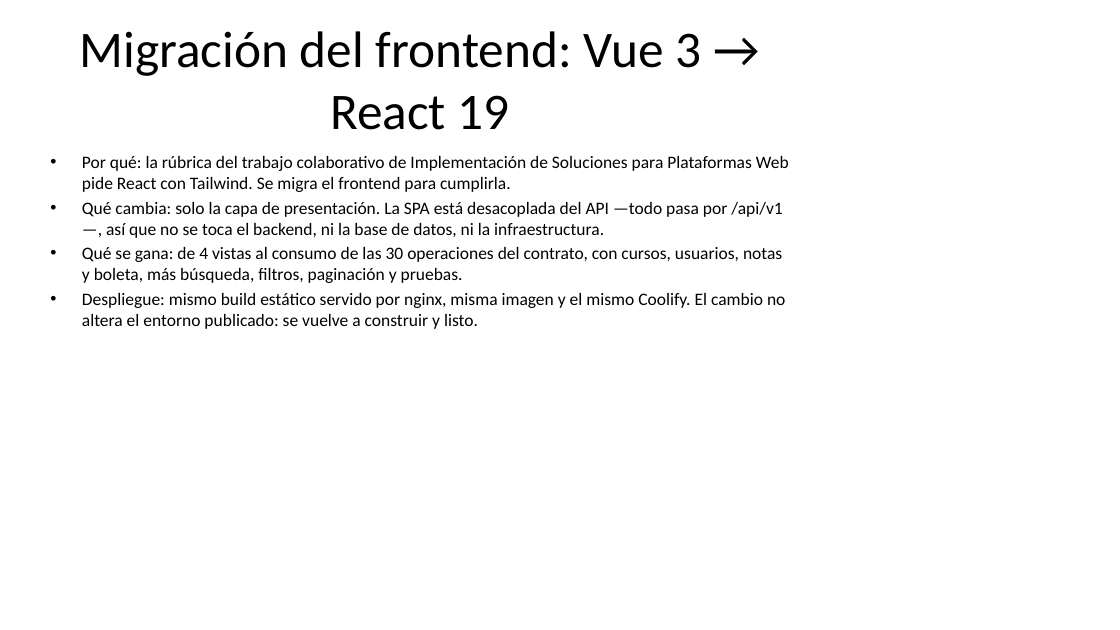
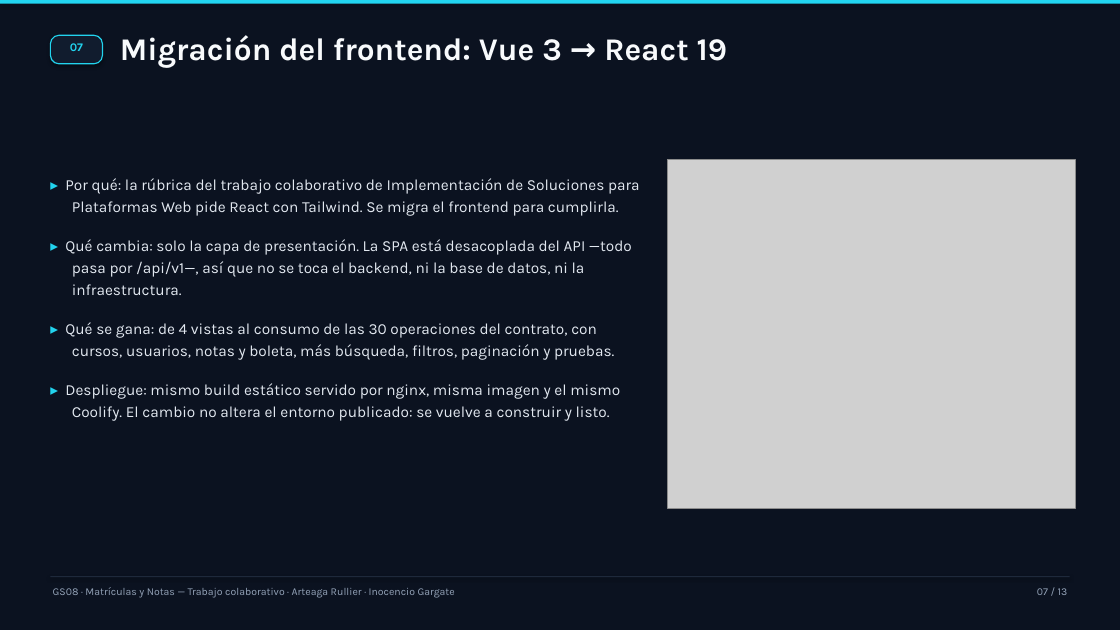
Before and after one commit to rarteagar/gs08-matriculas, a slide deck: slide 7 of docs/informe/exposicion-gs08-2026-10-13.pptx. Drawn at 1120x630 pixels with LibreOffice and Linux fonts; fonts in the diff are those of the drawing; grey boxes stand for pictures. Boxes give left, top, right and bottom in pixels: in the first picture for what was removed or moved away, otherwise in the second. Text is boxed around its words. In the diff, an @@ line names an element or a change of style, - is before the commit and + after.

Commit message:
feat(deck): rediseno completo de la presentacion con ilustraciones generadas
Se rehace el deck con una linea grafica propia: fondo navy, acento cian, tarjetas,
vinetas con sangria, pie con numeracion y seis ilustraciones isometricas generadas
con nano-banana-2 (portada, arquitectura, API, datos hibridos, seguridad y
accesibilidad). La portada usa un degradado para integrar la ilustracion, la
ultima lamina cierra con cuatro indicadores (121 pruebas, 90 %, 25 del SPA, 5/5
jobs) y se corrige la vieta de Kubernetes (se levanto el 22/09 y hoy esta apagado).
El deck clasico queda como respaldo.

```diff
--- a/docs/informe/exposicion-gs08-2026-10-13.pptx
+++ b/docs/informe/exposicion-gs08-2026-10-13.pptx
@@ rectangle added at bbox=[0, 0, 1120, 630], fill #0B1220 @@
@@ rectangle added at bbox=[0, 0, 1120, 3], fill #22D3EE @@
@@ text "Migración del frontend: Vue 3 ...": place and size @@
-text "Migración del frontend: Vue 3 ..." at bbox=[80, 31, 701, 130]
+text "Migración del frontend: Vue 3 ..." at bbox=[120, 35, 727, 68]
@@ text "Migración del frontend: Vue 3 ..." at bbox=[120, 35, 727, 68]: size 44 to 27 pt, font Calibri to Karla, text colour #000000 to #F8FAFC, bold on; alignment centre to left; vertical alignment middle to top @@
@@ rounded rectangle added at bbox=[50, 35, 103, 64], fill #111C2E, outline #22D3EE 1 pt @@
@@ text added at bbox=[70, 43, 83, 51], 10 pt, text #22D3EE, bold @@
+07
@@ text at bbox=[65, 178, 640, 421]: text changed; size 15 to 13.2 pt; font Calibri to Karla; text colour #000000 to #E2E8F0 @@
-• Por qué: la rúbrica del trabajo colaborativo de Implementación de Soluciones para Plataformas Web pide React con Tailwind. Se migra el frontend para cumplirla.
-• Qué cambia: solo la capa de presentación. La SPA está desacoplada del API —todo pasa por /api/v1—, así que no se toca el backend, ni la base de datos, ni la infraestructura.
-• Qué se gana: de 4 vistas al consumo de las 30 operaciones del contrato, con cursos, usuarios, notas y boleta, más búsqueda, filtros, paginación y pruebas.
-• Despliegue: mismo build estático servido por nginx, misma imagen y el mismo Coolify. El cambio no altera el entorno publicado: se vuelve a construir y listo.
+▸ Por qué: la rúbrica del trabajo colaborativo de Implementación de Soluciones para Plataformas Web pide React con Tailwind. Se migra el frontend para cumplirla.
+▸ Qué cambia: solo la capa de presentación. La SPA está desacoplada del API —todo pasa por /api/v1—, así que no se toca el backend, ni la base de datos, ni la infraestructura.
+▸ Qué se gana: de 4 vistas al consumo de las 30 operaciones del contrato, con cursos, usuarios, notas y boleta, más búsqueda, filtros, paginación y pruebas.
+▸ Despliegue: mismo build estático servido por nginx, misma imagen y el mismo Coolify. El cambio no altera el entorno publicado: se vuelve a construir y listo.
@@ picture added at bbox=[668, 160, 1075, 508] @@
@@ rectangle added at bbox=[50, 576, 1070, 577], fill #1E293B @@
@@ text added at bbox=[53, 587, 455, 598], 9 pt, text #94A3B8 @@
+GS08 · Matrículas y Notas — Trabajo colaborativo · Arteaga Rullier · Inocencio Gargate
@@ text added at bbox=[1037, 588, 1068, 595], 9 pt, text #94A3B8 @@
+07 / 13
```
Also in this commit, not shown: 12 other slides changed, 2 other files.
